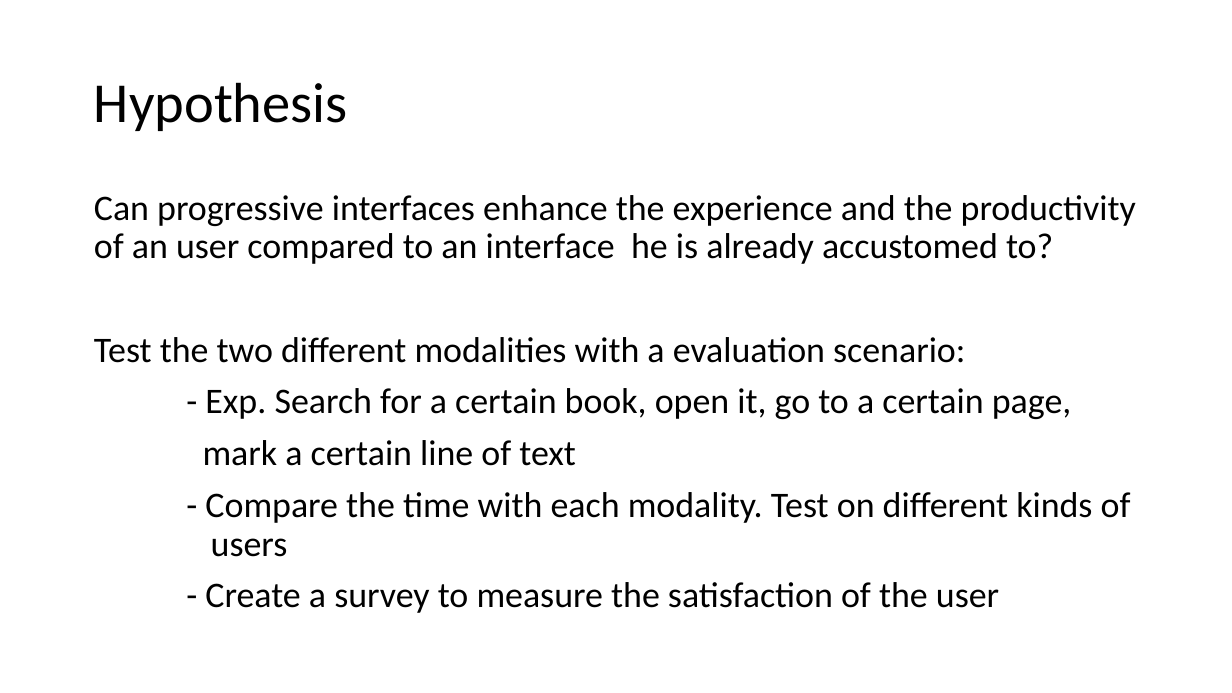
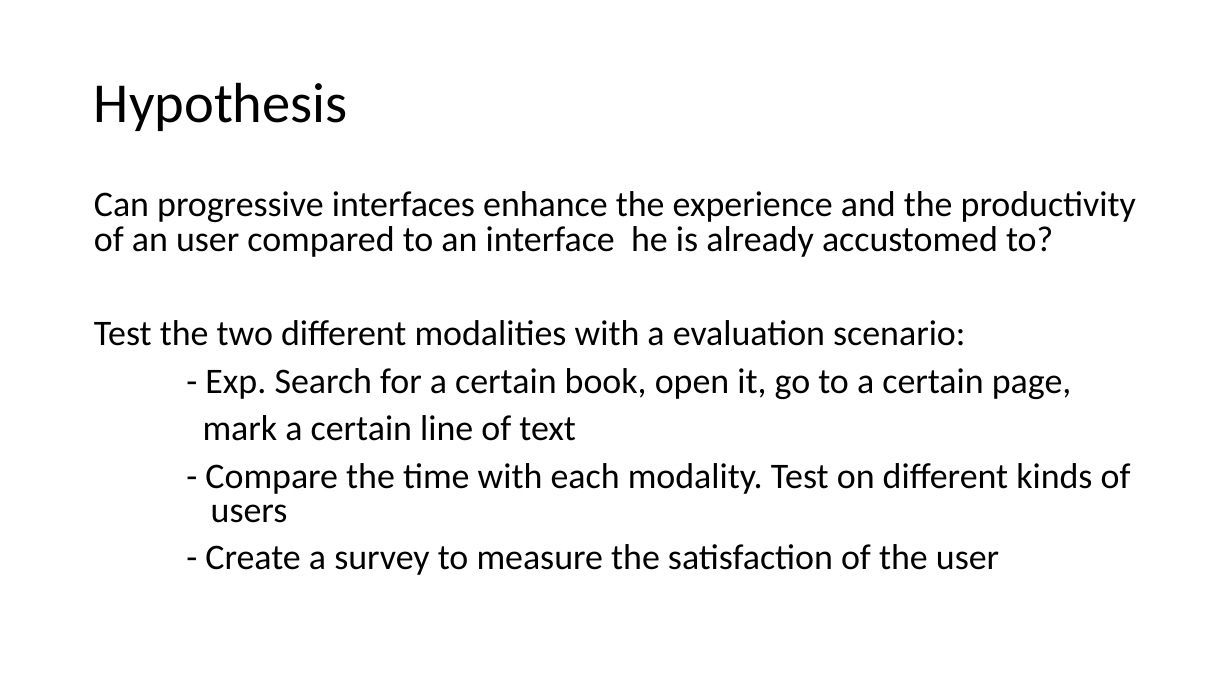
Before and after one commit to chrigu6/fui, a slide deck: slide 8 of Präsentation1.pptx. Drawn at 1232x693 pixels with LibreOffice and Linux fonts; fonts in the diff are those of the drawing. Boxes give left, top, right and bottom in pixels: in the first picture for what was removed or moved away, otherwise in the second. Text is boxed around its words. In the diff, an @@ line names an element or a change of style, - is before the commit and + after.

```diff
--- a/Präsentation1.pptx
+++ b/Präsentation1.pptx
@@ text "Can progressive interfaces enhance the ..." at box(94, 191, 1136, 575): line spacing 0.9 to 0.8 @@
```
Also in this commit, not shown: 2 other slides changed, 36 other files.
